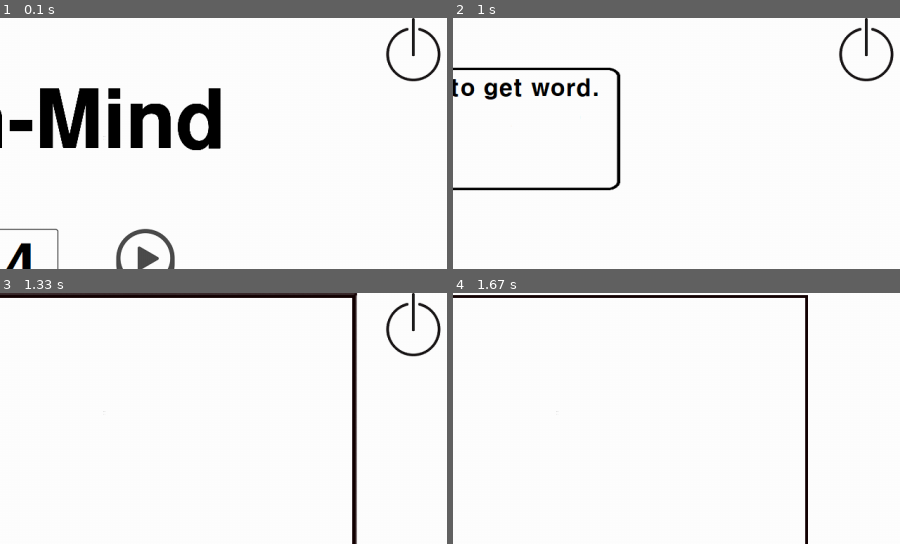
Above: before the commit, frames 1-4 (two rows, left to right).
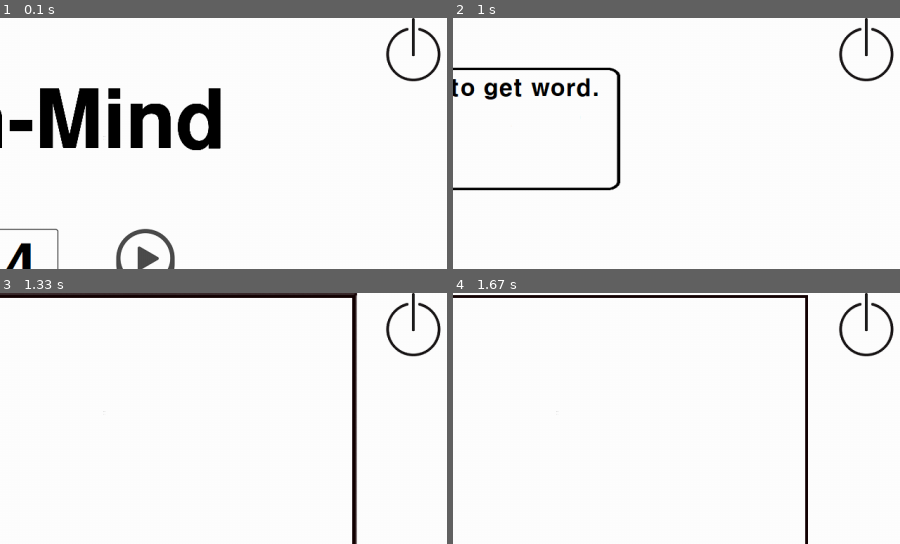
Above: after the commit, the same moments.

Repository: wavyfire/Pygame-CatchMind
Game: pygame game, started from GameManager.py
Two runs of this game, one before a commit and one after it. Both use one fixed random seed, a clock stepped at 60 frames per second and the inputs below.
Inputs (mouse positions are % of the whole screen's width and height, from its top left):
- Up to frame 1 (0.1 s): no input
- Up to frame 2 (1 s): press the mouse at (53, 49) at 0.37 s; move the mouse to (63, 34) at 0.47 s; release the mouse at (73, 19) at 0.6 s; click (66, 48) at 0.72 s
- Up to frame 3 (1.33 s): press the mouse at (50, 79) at 1.03 s; move the mouse to (46, 66) at 1.13 s; release the mouse at (43, 54) at 1.27 s
- Up to frame 4 (1.67 s): click (4, 4) at 1.38 s
The pictures show only the part of the screen within x 50-100%, y 0-50%; the shares and areas given below are measured in that part.

Frames 1-3 are identical in both runs. In frame 4, 0.6% of the frame differs, in the area x 86-99%, y 0-26%.

Commit message:
Guess Scene의 Quit 버튼 추가, 약간의 수정
BackToDraw버튼을 아래에 배치한 이유는,
버튼을 누르면서 동시에 화면이 전환되면 Done버튼이 다시 눌려서 화면이 실질적으로 전환되지 않고 반복하게 됩니다. (...)
그래서 버튼을 아래로 내렸습니다. 자리를 아래를 더 차지하게 되고 보기 안좋지만 나머지 공간을 UI로 쓰는 걸로 해야할 것 같아요.

Diff:
--- a/GameManager.py
+++ b/GameManager.py
@@ -162,6 +162,8 @@
                         if self.Guess.clickCheck() == 'BackToDraw':
                             self.Guess.Off()
                             self.Drawing.On()
+                        if self.Drawing.clickCheck() == 'Quit':
+                            done = True
 
                     # Result Scene Click Event
                     if self.Result.Trigger:
--- a/GameScenes.py
+++ b/GameScenes.py
@@ -276,16 +276,20 @@
         super().__init__()
         self.BackToDraw = Button((10, 70), 'images/BackToDraw.png')
         self.DrawBackGround = pygame.image.load('images/GuessBackGround.png')
+        self.QuitButton = Button((1180, 0), 'images/QuitButton.png')
         self.Trigger = 0
 
     def startScene(self,screen):
         screen.blit(self.DrawBackGround, (0, 0))
         self.BackToDraw.draw(screen)
+        self.QuitButton.draw(screen)
 
 
     def clickCheck(self):
         if self.BackToDraw.clickChecker():
             return 'BackToDraw'
+        if self.QuitButton.clickChecker():
+            return 'Quit'
 
     def On(self):
         self.Trigger = True
